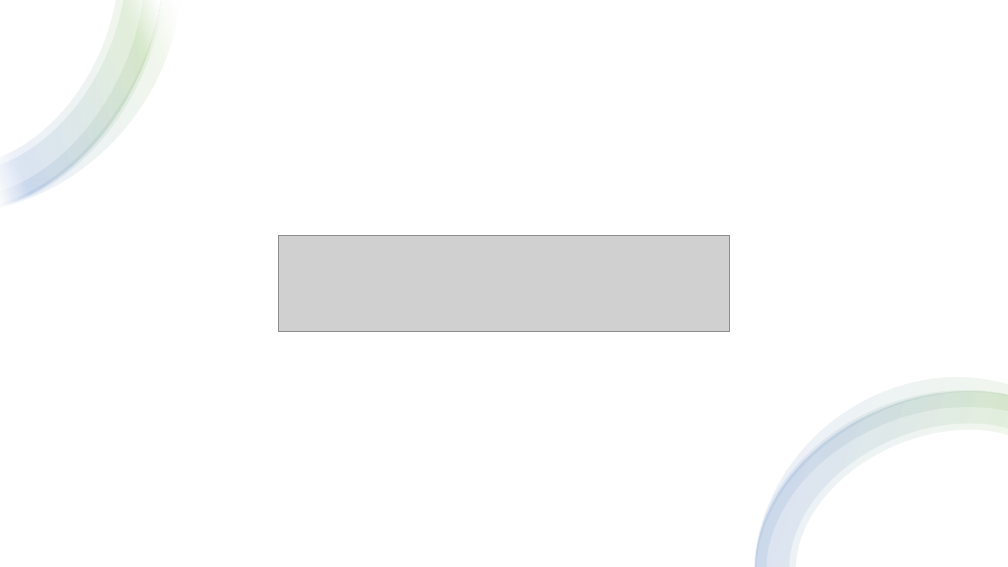
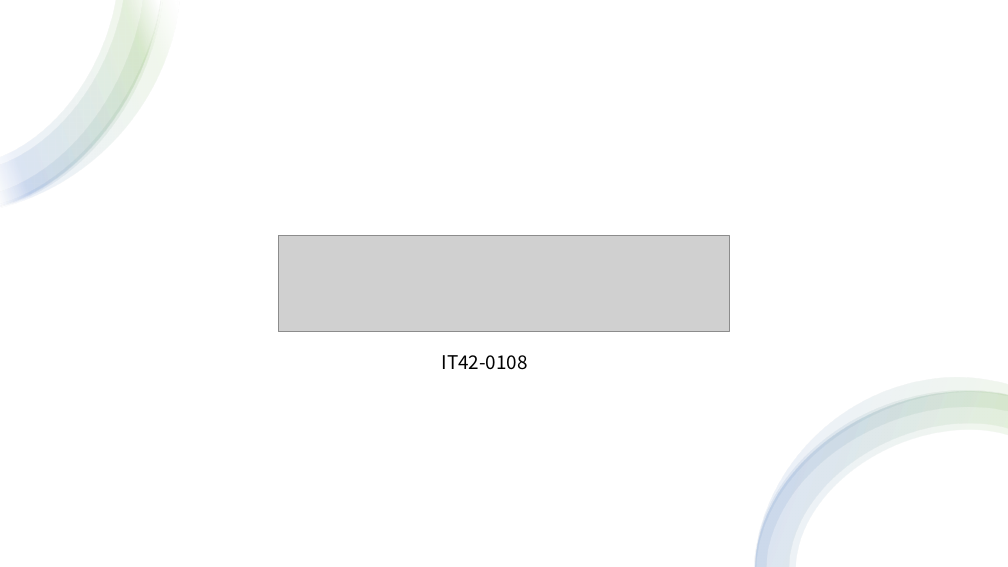
Before and after one commit to ulabeler/assets, a slide deck: slide 27 of documents/バックエンド.pptx. Drawn at 1008x567 pixels with LibreOffice and Linux fonts; fonts in the diff are those of the drawing; grey boxes stand for pictures. Boxes give left, top, right and bottom in pixels: in the first picture for what was removed or moved away, otherwise in the second. Text is boxed around its words. In the diff, an @@ line names an element or a change of style, - is before the commit and + after.

Commit message:
ドキュメント更新

```diff
--- a/documents/バックエンド.pptx
+++ b/documents/バックエンド.pptx
@@ text added at (x1=442, y1=355, x2=528, y2=370), 18 pt, text #000000 @@
+IT42-0108
```
